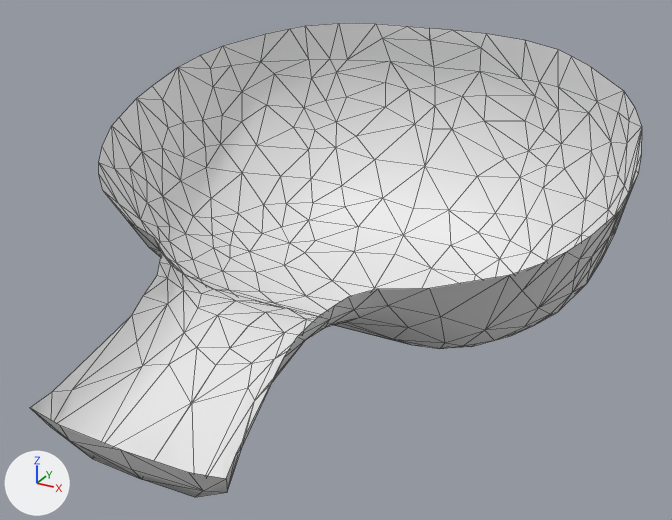
One commit to the glTF model public/assets/skullbase/sb_neurohypophysis.glb: the scene before it, then after it.
One viewpoint serves both versions: a camera (50 mm lens) standing at (8.85, -22.91, 6.36) and looking at (0.57, -7.85, -1.17). Arrows for +X, +Y and +Z are at lower left; the lights stay in place. The first picture is the older version. Mesh edges are drawn as thin lines. Where no turn or scale is listed for an object, it has been applied to the vertices.

The scene before the commit, as lines of its bpy script (objects in view):
```python
me_l = bpy.data.meshes.new('L')
me_l.from_pydata(...)  # 175 vertices, 296 faces; spans x -2.93..2.93, y -6.06..6.06, z -2.91..2.91
me_r = bpy.data.meshes.new('R')
me_r.from_pydata(...)  # 175 vertices, 296 faces; spans x -2.93..2.93, y -6.06..6.06, z -2.91..2.91
ob_l = bpy.data.objects.new('L', me_l)
ob_l.location = (-2.93, -7.77, -0.39)
ob_r = bpy.data.objects.new('R', me_r)
ob_r.location = (2.93, -7.77, -0.39)
```
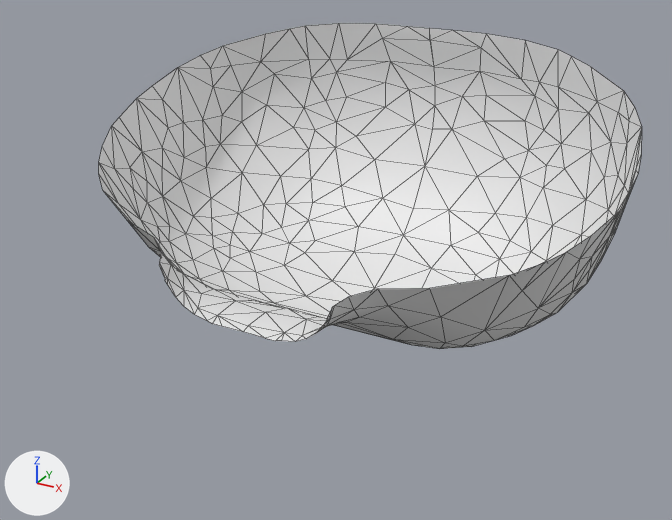
Where the newer file only moved an object's origin or applied its transform, the numbers keep the older frame.

Where the change shows, as pixel boxes (x1, y1, x2, y2) in the pictures (672 x 520 px):
'L', reshaped (17% narrower, 32% shorter): before (30, 23, 435, 479); after (99, 23, 435, 332)
'R', reshaped (24% narrower, 31% shorter): before (121, 28, 642, 497); after (244, 28, 642, 349)
part 1 of me_l, cut back: before (30, 263, 248, 479); after (159, 263, 248, 332)
part 2 of me_r, cut back: before (121, 306, 334, 497); after (244, 306, 334, 342)

Edits to the bpy script that builds the scene:
```text
Change me_l:
    used by ob_l; location = (-2.93, -7.77, -0.39)
    remove me_l.from_pydata(...)  # 175 vertices, 296 faces; spans x -2.93..2.93, y -6.06..6.06, z -2.91..2.91
    add me_l.from_pydata(...)  # 164 vertices, 275 faces; spans x -2.93..2.93, y -2.59..6.06, z -2.91..2.91
    me_l part 1
    22 vertices are removed from x 0.95..2.93, y -6.06..-2.84, z -2.7..-0.54
    36 faces are deleted
    11 vertices are added at x 1.05..2.93, y -2.59, z -1.4..-0.43
    15 new faces join them
Change me_r:
    used by ob_r; location = (2.93, -7.77, -0.39)
    remove me_r.from_pydata(...)  # 175 vertices, 296 faces; spans x -2.93..2.93, y -6.06..6.06, z -2.91..2.91
    add me_r.from_pydata(...)  # 164 vertices, 275 faces; spans x -2.93..2.93, y -2.59..6.06, z -2.91..2.91
    me_r part 2
    20 vertices are removed from x -2.93..-0.95, y -6.06..-2.87, z -2.7..-0.7
    34 faces are deleted
    2 vertices move from x -2.93..-1.19, y -3.04..-2.84, z -1.52..-0.54 to x -2.45..-1.05, y -2.59, z -1.4..-0.43
    9 vertices are added at x -2.93..-1.16, y -2.59, z -1.4..-0.68
    13 new faces join them
```
